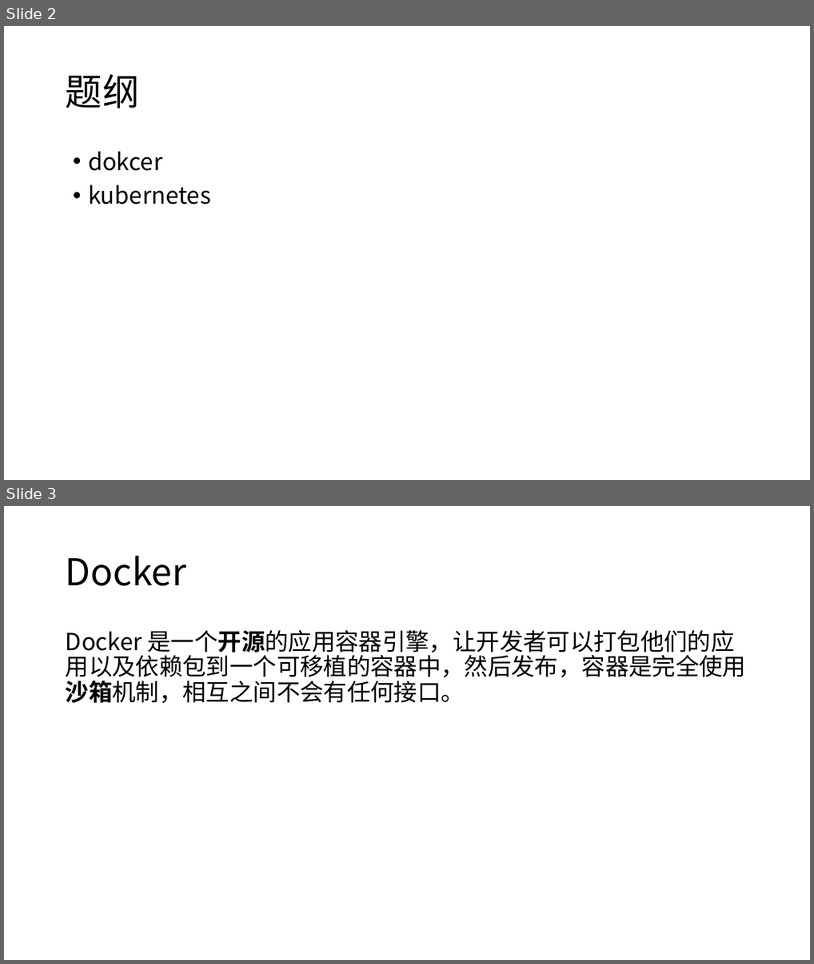
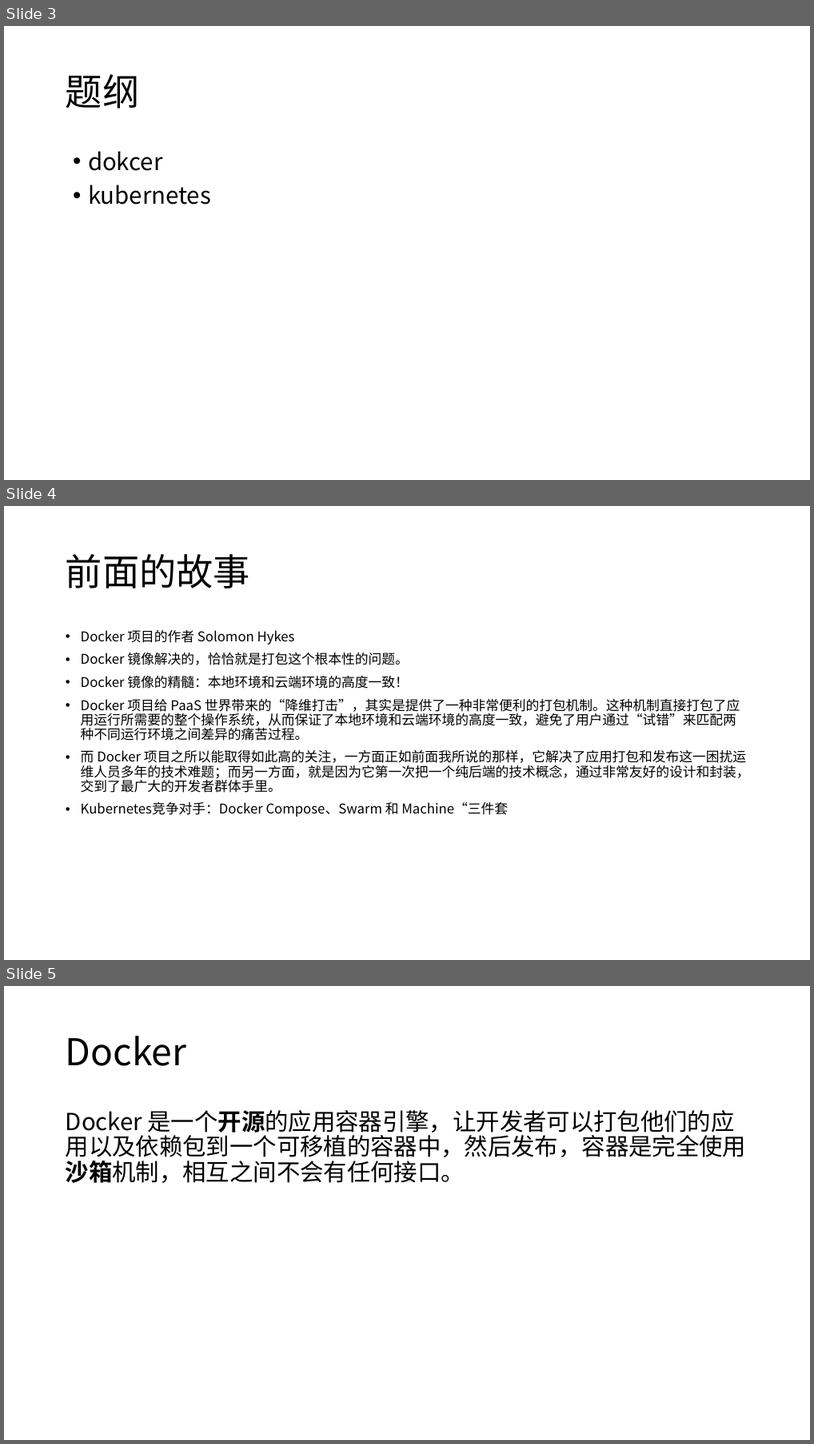
Before and after one commit to axzxs2001/kubernetes-netcore, a slide deck: kubernetes-netcore/kubernetes.pptx. Shown one above the other, each under a label of ours: slides 2 and 3 before the commit, slides 3, 4 and 5 after it. The pictures are 814x964 and 814x1444 pixels, drawn with LibreOffice and Linux fonts; fonts in the diff are those of the drawing; background and template pictures are left out. Boxes give left, top, right and bottom in pixels: in the first picture for what was removed or moved away, otherwise in the second. Text is boxed around its words. In the diff, an @@ line names an element or a change of style, - is before the commit and + after.

```diff
--- a/kubernetes-netcore/kubernetes.pptx
+++ b/kubernetes-netcore/kubernetes.pptx
@@ slide 4 added at [4,506,810,960], background #FFFFFF @@
@@ title added at [66,554,250,588], 44 pt, text #000000 @@
+前面的故事
@@ text added at [81,630,750,816], 16 pt, text #000000 @@
+• Docker 项目的作者 Solomon Hykes
+• Docker 镜像解决的，恰恰就是打包这个根本性的问题。
+• Docker 镜像的精髓：本地环境和云端环境的高度一致！
+• Docker 项目给 PaaS 世界带来的“降维打击”，其实是提供了一种非常便利的打包机制。这种机制直接打包了应用运行所需要的整个操作系统，从而保证了本地环境和云端环境的高度一致，避免了用户通过“试错”来匹配两种不同运行环境之间差异的痛苦过程。
+• 而 Docker 项目之所以能取得如此高的关注，一方面正如前面我所说的那样，它解决了应用打包和发布这一困扰运维人员多年的技术难题；而另一方面，就是因为它第一次把一个纯后端的技术概念，通过非常友好的设计和封装，交到了最广大的开发者群体手里。
+• Kubernetes竞争对手：Docker Compose、Swarm 和 Machine“三件套
@@ what was slide 2 is now slide 3 @@
@@ what was slide 3 is now slide 5 @@
```
Also in this commit, not shown: 2 other slides added.
